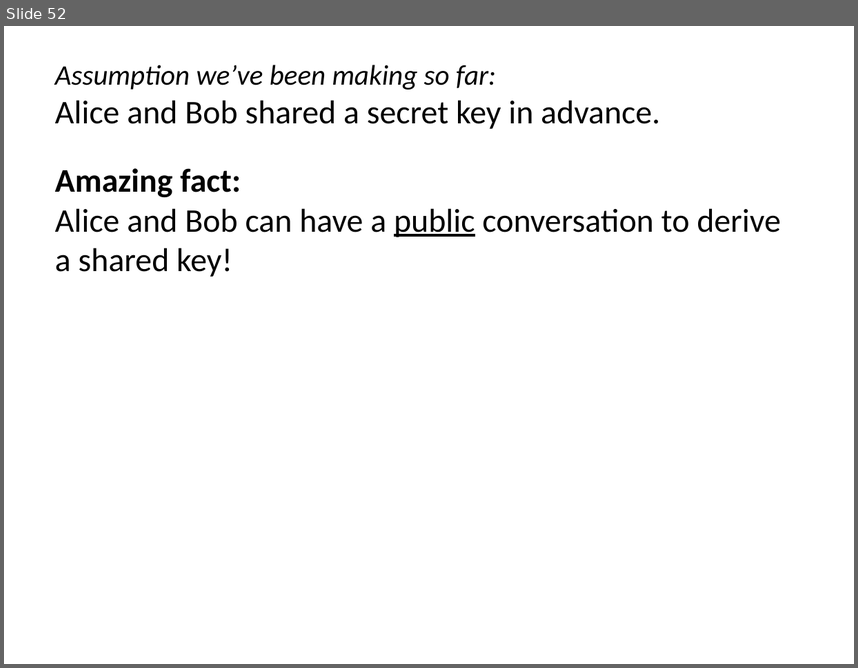
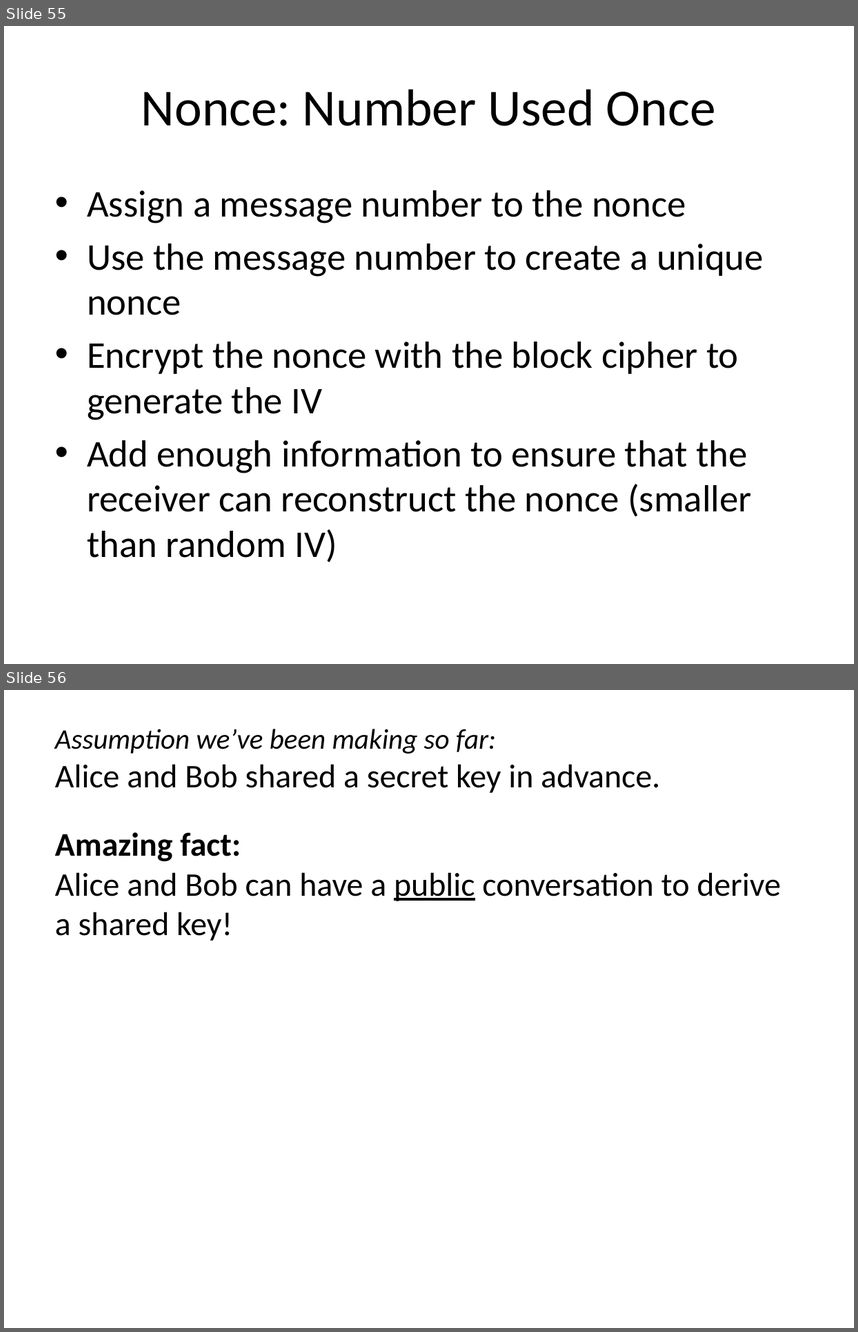
Before and after one commit to noise-lab/security-course, a slide deck: fall2016/lectures/4-Ciphers.pptx. Shown one above the other, each under a label of ours: slide 52 before the commit, slides 55 and 56 after it. The pictures are 858x668 and 858x1332 pixels, drawn with LibreOffice and Linux fonts; fonts in the diff are those of the drawing. Boxes give left, top, right and bottom in pixels: in the first picture for what was removed or moved away, otherwise in the second. Text is boxed around its words. In the diff, an @@ line names an element or a change of style, - is before the commit and + after.

```diff
--- a/fall2016/lectures/4-Ciphers.pptx
+++ b/fall2016/lectures/4-Ciphers.pptx
@@ slide 55 added at [4,26,854,664], background #FFFFFF @@
@@ title added at [141,89,716,126], 44 pt, text #000000 @@
+Nonce: Number Used Once
@@ text added at [87,190,764,562], 32 pt, text #000000 @@
+• Assign a message number to the nonce
+• Use the message number to create a unique nonce
+• Encrypt the nonce with the block cipher to generate the IV
+• Add enough information to ensure that the receiver can reconstruct the nonce (smaller than random IV)
@@ what was slide 52 is now slide 56 @@
```
Also in this commit, not shown: 3 slides changed, 3 other slides added, 7 other files.
